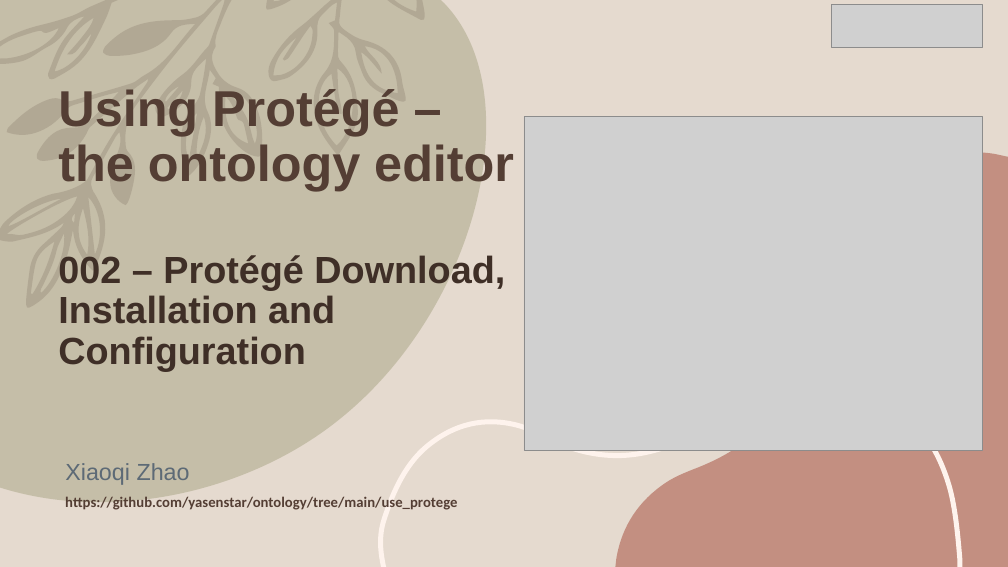
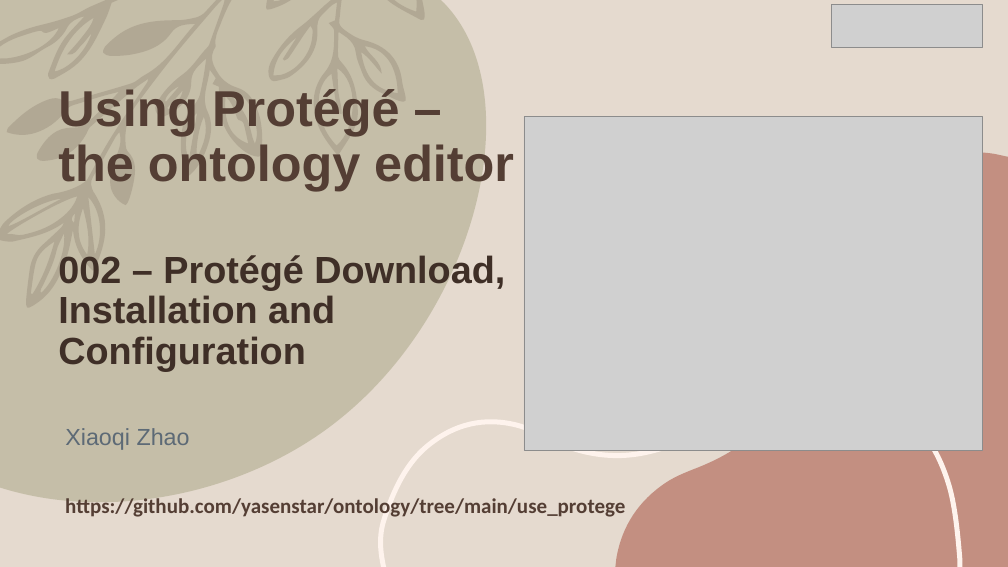
Before and after one commit to yasenstar/ontology, a slide deck: slide 3 of use_protege/Using_Protege.pptx. Drawn at 1008x567 pixels with LibreOffice and Linux fonts; fonts in the diff are those of the drawing; grey boxes stand for pictures. Boxes give left, top, right and bottom in pixels: in the first picture for what was removed or moved away, otherwise in the second. Text is boxed around its words. In the diff, an @@ line names an element or a change of style, - is before the commit and + after.

```diff
--- a/use_protege/Using_Protege.pptx
+++ b/use_protege/Using_Protege.pptx
@@ subtitle "Xiaoqi Zhao" moved from (x1=65, y1=463, x2=190, y2=485) to (x1=65, y1=428, x2=190, y2=450) @@
@@ text "https://github.com/yasenstar/ontology/tree/main/use_protege" at (x1=65, y1=498, x2=625, y2=517): size 14 to 20 pt @@
```
Also in this commit, not shown: 1 slide added, 1 other file.
